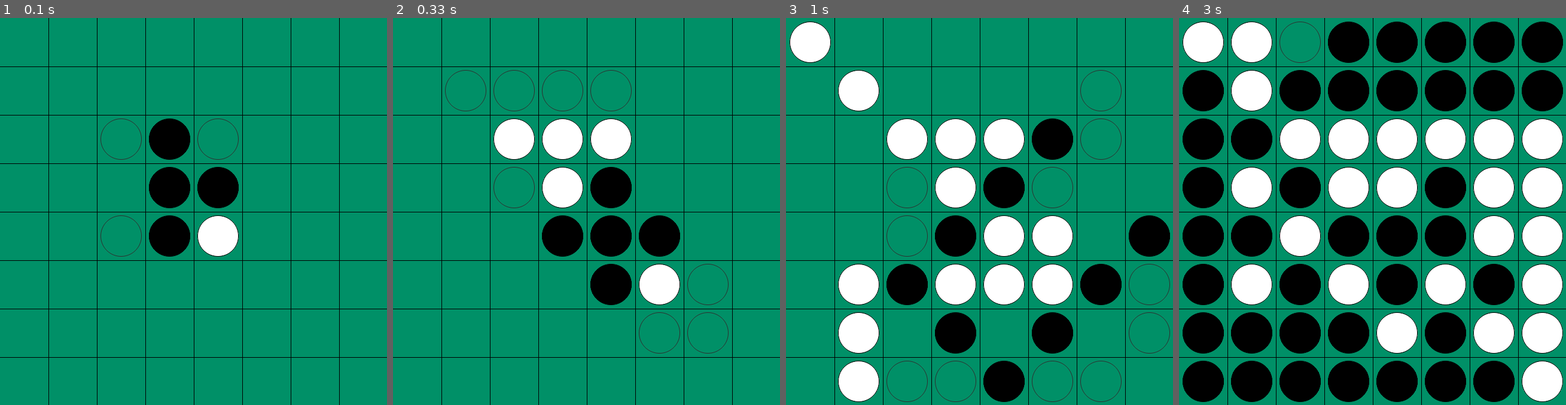
Above: before the commit, frames 1-4 (left to right).
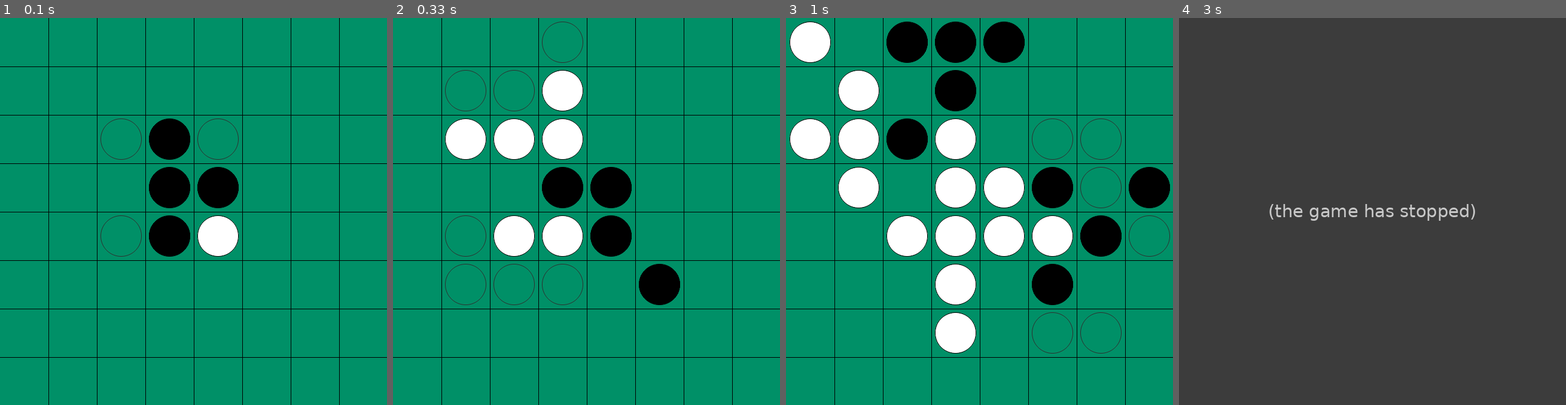
Above: after the commit, the same moments.

Repository: sergmister/Reversi
Game: pygame game, started from game/pygame_viewer.py
Two runs of this game, one before a commit and one after it. Both use one fixed random seed, a clock stepped at 60 frames per second and the inputs below.
Inputs:
- Up to frame 1 (0.1 s): no input
- Up to frame 2 (0.33 s): no input
- Up to frame 3 (1 s): no input
- Up to frame 4 (3 s): no input

Frame 1 is identical in both runs. In frame 2, 8.6% of the frame differs, in the area x 13-87%, y 0-87%; in frame 3, 25%; in frame 4, 100%, in the area x 0-100%, y 0-100%.
After the commit the program exited at 2.2 s; later frames show no game.

Commit message:
Alpha-Beta pruning

Diff:
--- a/AI/AI_minimax.py
+++ b/AI/AI_minimax.py
@@ -9,7 +9,7 @@
         self.player = player
 
     @classmethod
-    def minimax(cls, board, depth, maximizingPlayer, player, turn):
+    def minimax(cls, board, depth, maximizingPlayer, player, turn, alpha, beta):
         if depth == 0 or not Reversi.valid_moves(board, turn):
             game_over, white_total, black_total = Reversi.check_board(board, turn)
             if game_over:
@@ -30,10 +30,13 @@
             for x, y in Reversi.valid_moves(board, turn):
                 tboard = board.copy()
                 Reversi.move(tboard, turn, x, y)
-                cmax, dlist = cls.minimax(tboard, depth - 1, False, player, -turn)
+                cmax, dlist = cls.minimax(tboard, depth - 1, False, player, -turn, alpha, beta)
                 if cmax > maxv:
                     maxv = cmax
                     xmax, ymax = x, y
+                alpha = max(alpha, cmax)
+                if beta <= alpha:
+                    break
             dlist.insert(0, (xmax, ymax))
             return maxv, dlist
 
@@ -42,16 +45,19 @@
             for x, y in Reversi.valid_moves(board, turn):
                 tboard = board.copy()
                 Reversi.move(tboard, turn, x, y)
-                cmin, dlist = cls.minimax(tboard, depth - 1, True, player, -turn)
+                cmin, dlist = cls.minimax(tboard, depth - 1, True, player, -turn, alpha, beta)
                 if cmin < minv:
                     minv = cmin
                     xmin, ymin = x, y
+                beta = min(beta, cmin)
+                if beta <= alpha:
+                    break
             dlist.insert(0, (xmin, ymin))
             return minv, dlist
 
 
     def move(self, board):
-        x, y = self.minimax(board, 2, True, self.player, self.player)[1][0]
+        x, y = self.minimax(board, 3, True, self.player, self.player, -1000000, 1000000)[1][0]
         return x, y
 
 if __name__ == "__main__":
